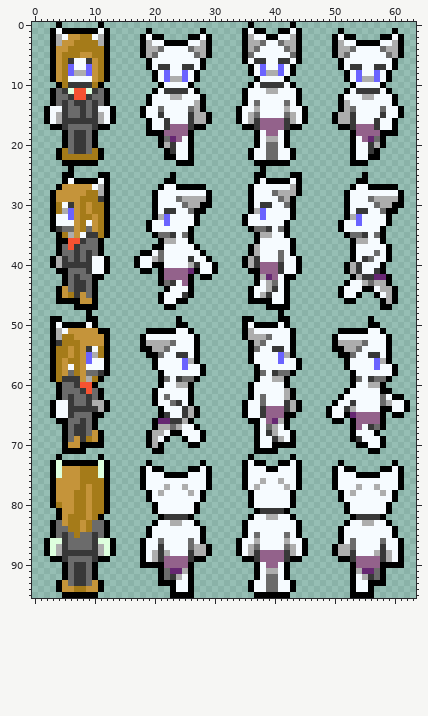
Sprite sheet, stored at Assets/Graphics/Sprites/Characters/Overworld/NPC/Static/OfficeWorker/OfficeWorker.png. The picture above is the old version.
The file is 64x96 pixels.
Now the later version:
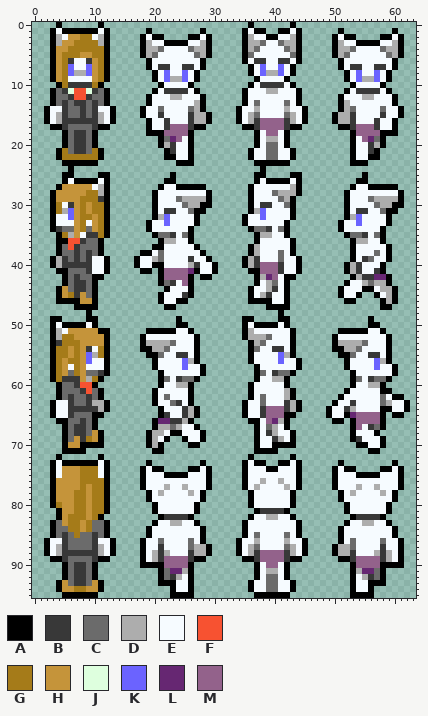
Palette (. is transparent): A #000000  B #383838  C #6b6b6b  D #adadad  E #f6fbff  F #f75231  G #a57b19  H #c5943a  J #deffde  K #6b63ff  L #662772  M #93628b
Change:
y 73..75: x 4 J -> E; x 11 J -> E
y 86: x 3..4 JJ -> EE; x 11..12 JJ -> EE
y 87..88: x 3 J -> E; x 12 J -> E
